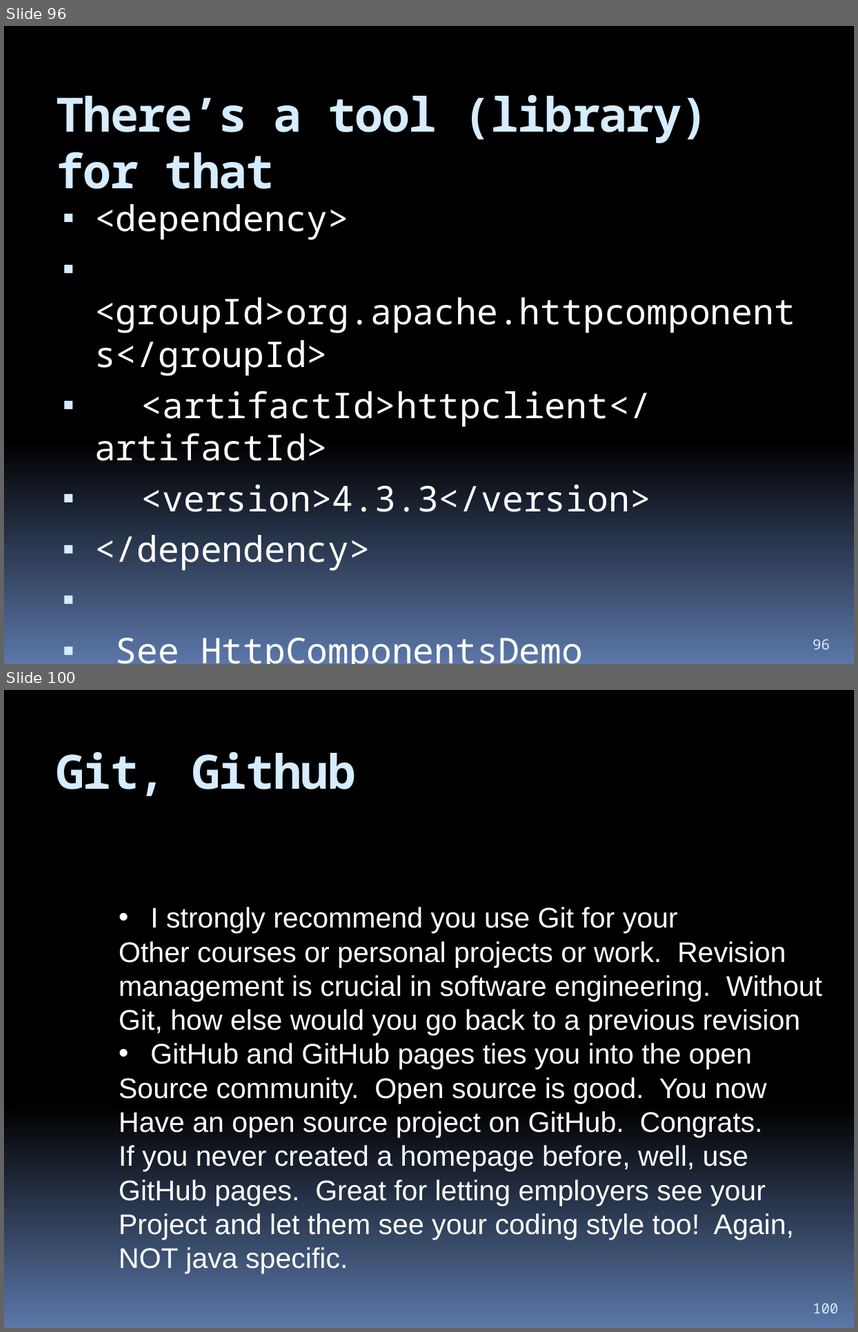
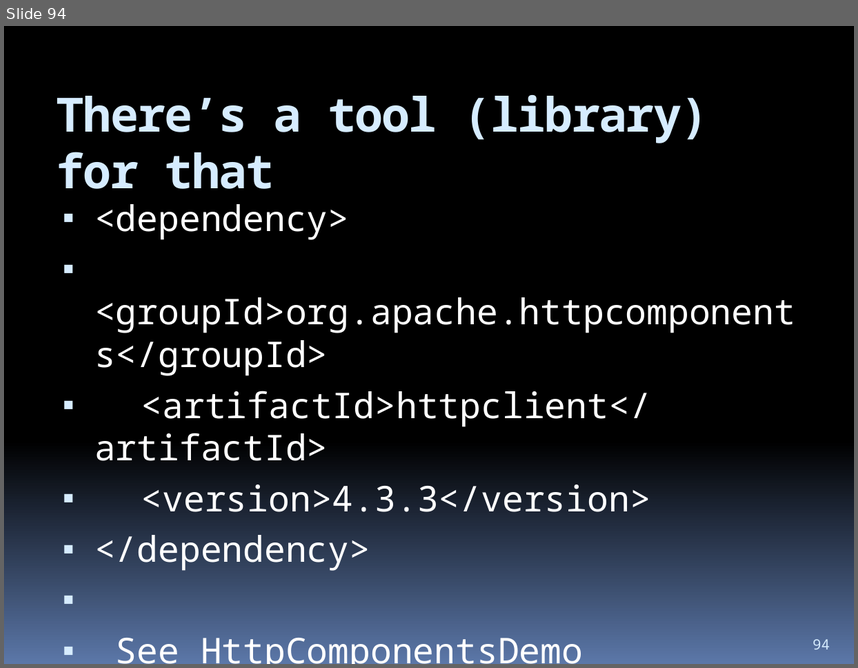
Before and after one commit to hchan/comp2613, a slide deck: coursePresentation.pptx. Shown one above the other, each under a label of ours: slides 96 and 100 before the commit, slide 94 after it; the slides between them are not shown. The pictures are 858x1332 and 858x668 pixels, drawn with LibreOffice and Linux fonts; fonts in the diff are those of the drawing. Boxes give left, top, right and bottom in pixels: in the first picture for what was removed or moved away, otherwise in the second. Text is boxed around its words. In the diff, an @@ line names an element or a change of style, - is before the commit and + after.

```diff
--- a/coursePresentation.pptx
+++ b/coursePresentation.pptx
@@ slide 100 removed at box(4, 690, 854, 1328), background gradient #000000 to #5B77A8 @@
@@ title removed at box(56, 752, 356, 796) @@
-Git, Github
@@ text removed at box(119, 907, 822, 1273) @@
-• I strongly recommend you use Git for your
-Other courses or personal projects or work. Revision
-management is crucial in software engineering. Without
-Git, how else would you go back to a previous revision
-• GitHub and GitHub pages ties you into the open
-Source community. Open source is good. You now
-Have an open source project on GitHub. Congrats.
-If you never created a homepage before, well, use
-GitHub pages. Great for letting employers see your
-Project and let them see your coding style too! Again,
-NOT java specific.
@@ page number removed at box(813, 1303, 838, 1313) @@
-100
@@ what was slide 96 is now slide 94 @@
@@ page number at box(813, 639, 830, 649): text changed @@
-96
+94
```
Also in this commit, not shown: 2 slides changed, 2 slides added, 6 other slides removed, 3 other files.
